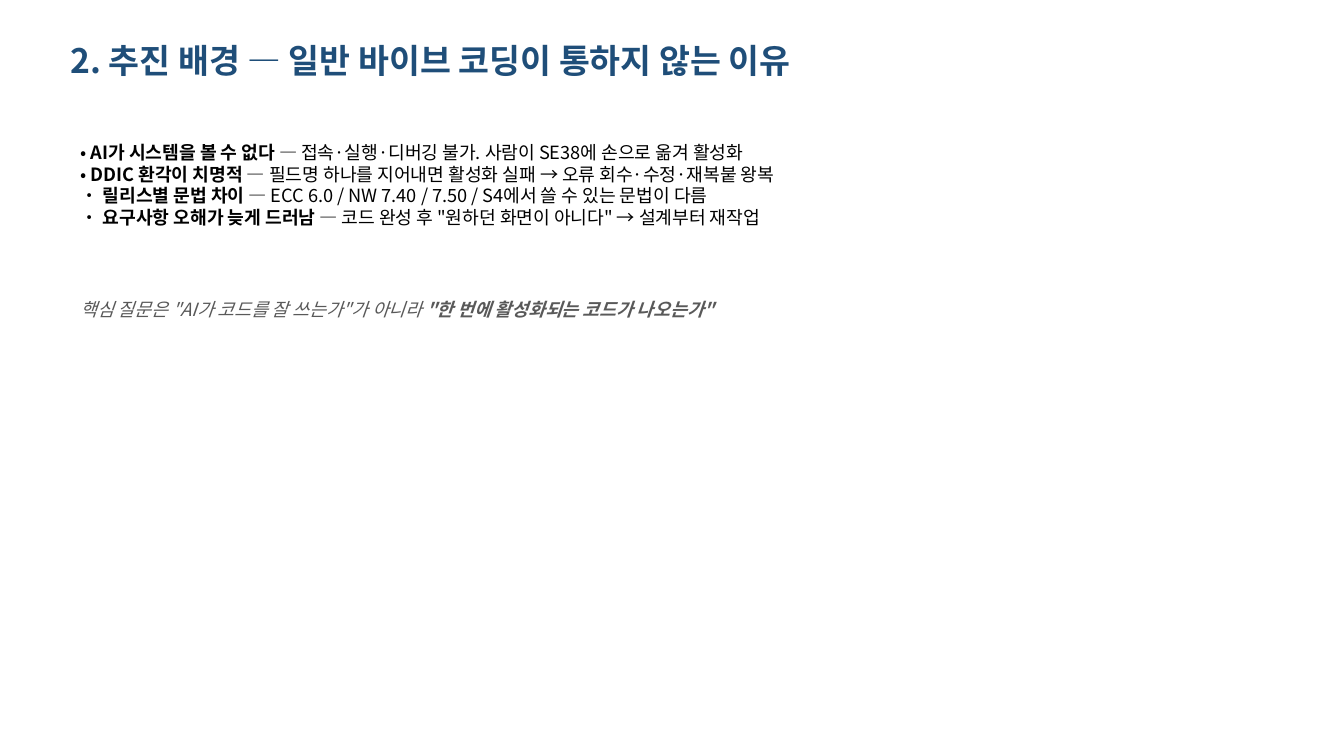
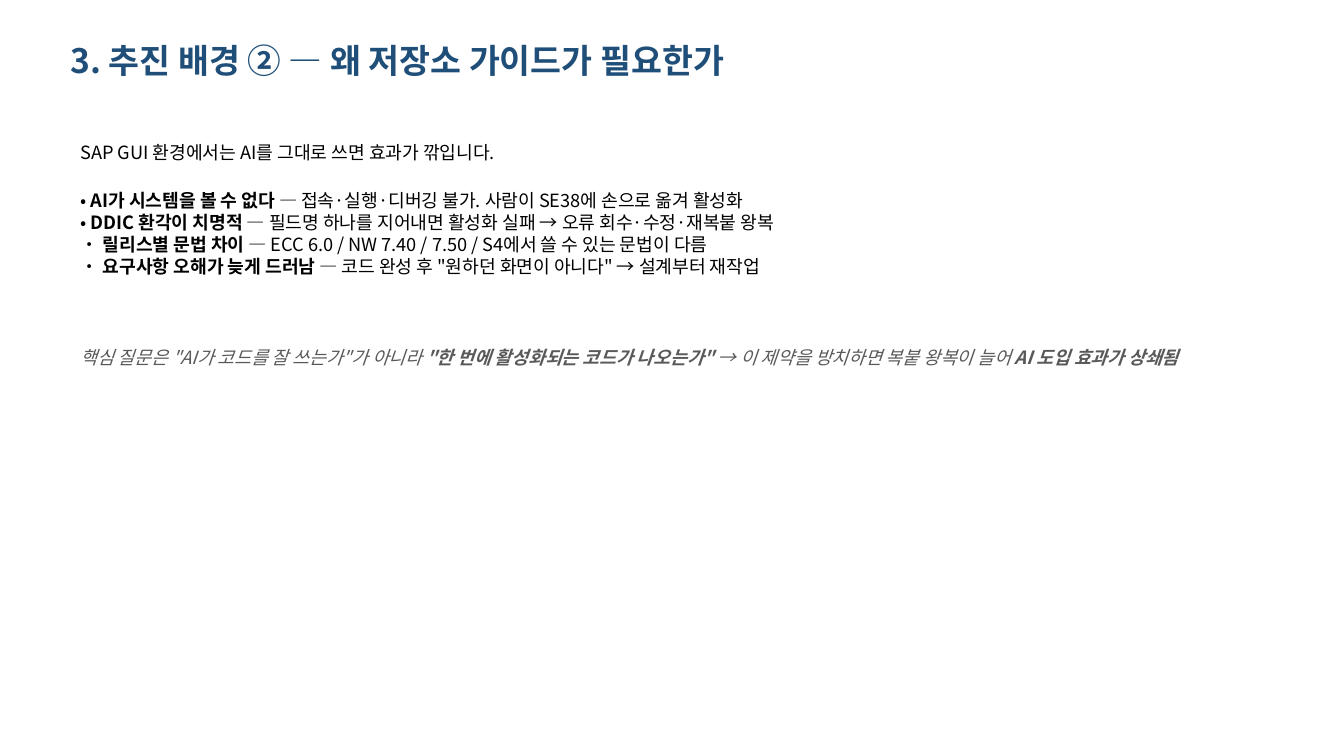
Before and after one commit to hyosungitx00/AI, a slide deck: slide 6 of report/dist/ai-abap-result-deck.pptx (slide 4 before the commit). Drawn at 1344x756 pixels with LibreOffice and Linux fonts; fonts in the diff are those of the drawing. Boxes give left, top, right and bottom in pixels: in the first picture for what was removed or moved away, otherwise in the second. Text is boxed around its words. In the diff, an @@ line names an element or a change of style, - is before the commit and + after.

```diff
--- a/report/dist/ai-abap-result-deck.pptx
+++ b/report/dist/ai-abap-result-deck.pptx
@@ text at [70,44,724,76]: text changed @@
-2. 추진 배경 — 일반 바이브 코딩이 통하지 않는 이유
+3. 추진 배경 ② — 왜 저장소 가이드가 필요한가
@@ text added at [80,144,495,161], 13 pt, text #000000 @@
+SAP GUI 환경에서는 AI를 그대로 쓰면 효과가 깎입니다.
@@ text "• AI가 시스템을 볼 수 ...": place and size @@
-text "• AI가 시스템을 볼 수 ..." at [91,140,774,226]
+text "• AI가 시스템을 볼 수 ..." at [91,188,774,275]
@@ text at [80,348,1178,366]: text changed @@
-핵심 질문은 "AI가 코드를 잘 쓰는가"가 아니라 "한 번에 활성화되는 코드가 나오는가"
+핵심 질문은 "AI가 코드를 잘 쓰는가"가 아니라 "한 번에 활성화되는 코드가 나오는가" → 이 제약을 방치하면 복붙 왕복이 늘어 AI 도입 효과가 상쇄됨
```
Also in this commit, not shown: 12 other slides changed, 7 slides added, 3 slides removed, 2 other files.
